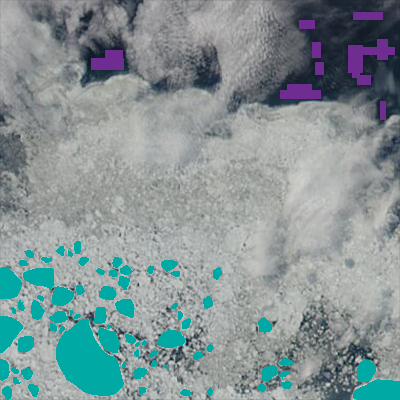
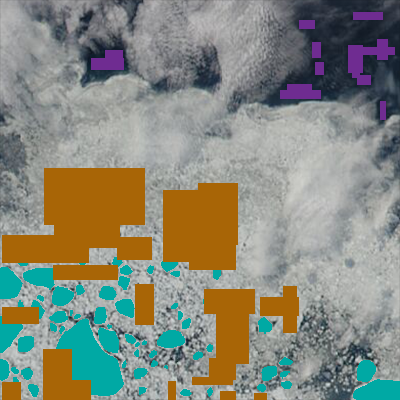
Layers edited between the first and the second 400 × 400 image:
added layer "ice samples" (2nd of 2) above "water" over left=2, top=168, right=299, bottom=400
